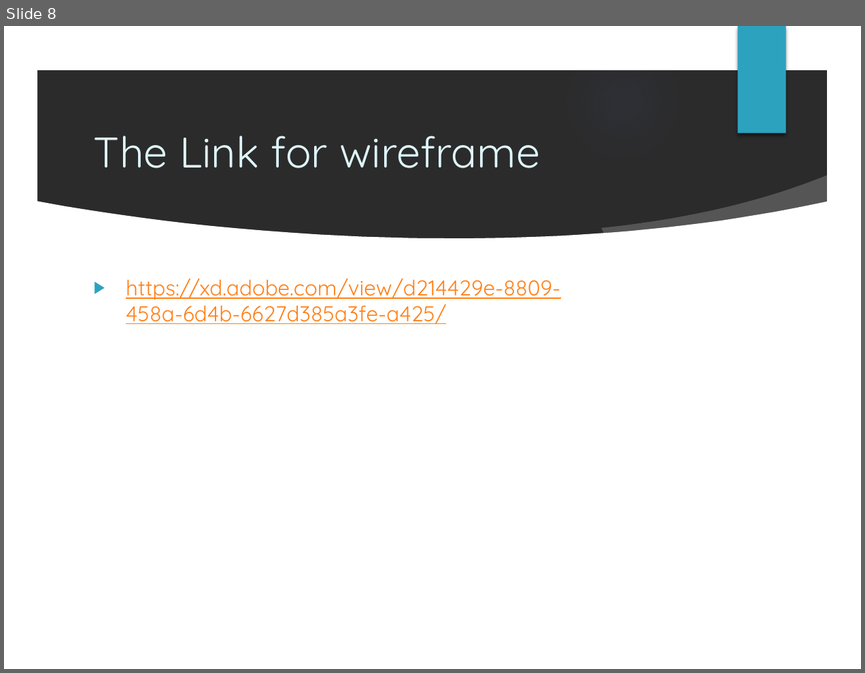
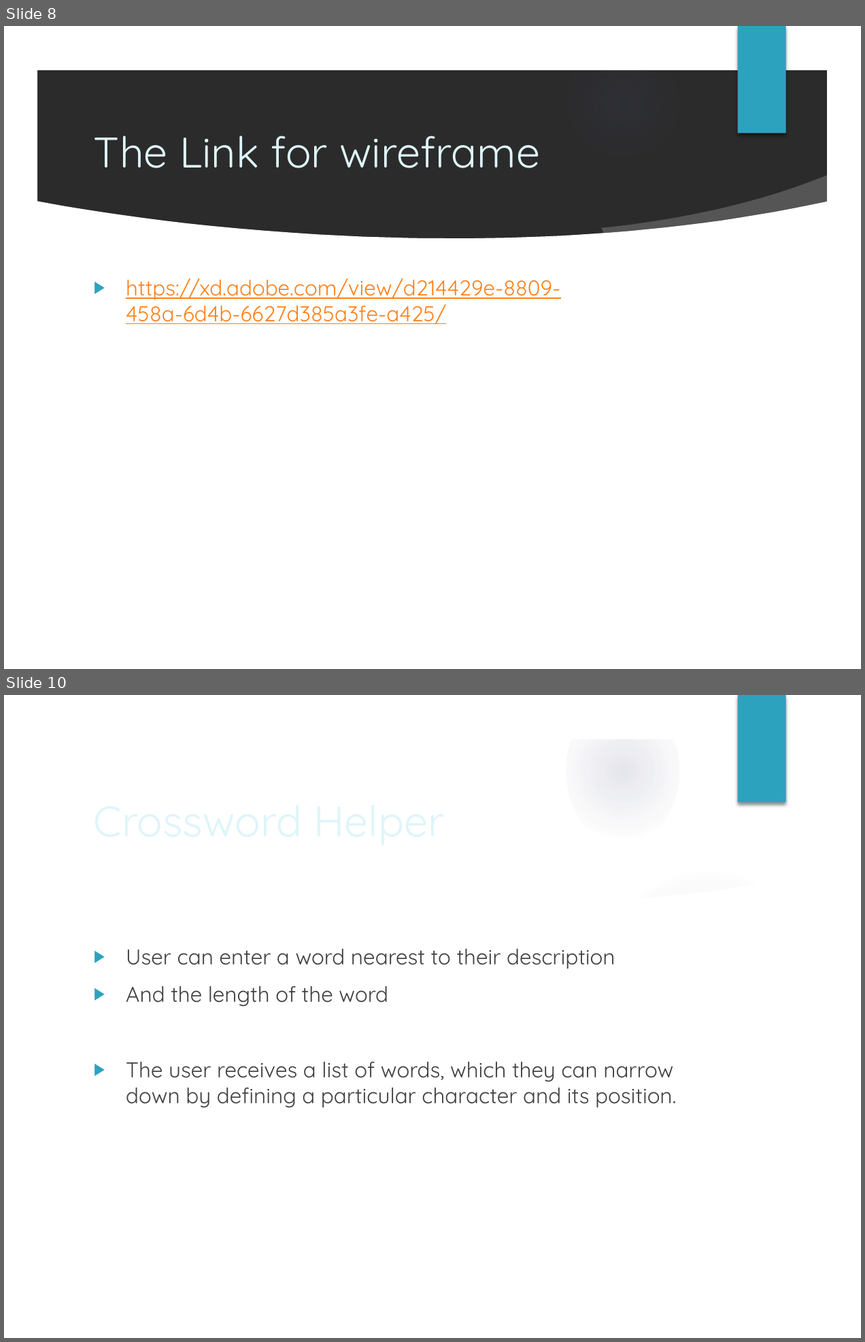
Before and after one commit to ritveak/Wordzone, a slide deck: review 1.pptx. Shown one above the other, each under a label of ours: slide 8 before the commit, slides 8 and 10 after it; the slides between them are not shown. The pictures are 865x673 and 865x1342 pixels, drawn with LibreOffice and Linux fonts; fonts in the diff are those of the drawing; background and template pictures are left out; a plain dark background stands for a picture behind light text. Boxes give left, top, right and bottom in pixels: in the first picture for what was removed or moved away, otherwise in the second. Text is boxed around its words. In the diff, an @@ line names an element or a change of style, - is before the commit and + after.

```diff
--- a/review 1.pptx
+++ b/review 1.pptx
@@ slide 10 added at <box>4,695,861,1338</box>, background picture (left out); not listed: 9 template elements that a slide beside it also shows @@
@@ title added at <box>86,786,702,852</box>, 36 pt, text #DEF5FA @@
+Crossword Helper
@@ text added at <box>126,948,676,1108</box>, 18 pt, text #404040 @@
+▶ User can enter a word nearest to their description
+▶ And the length of the word
+▶ The user receives a list of words, which they can narrow down by defining a particular character and its position.
```
Also in this commit, not shown: 1 slide changed, 4 other slides added, 2 other files.
